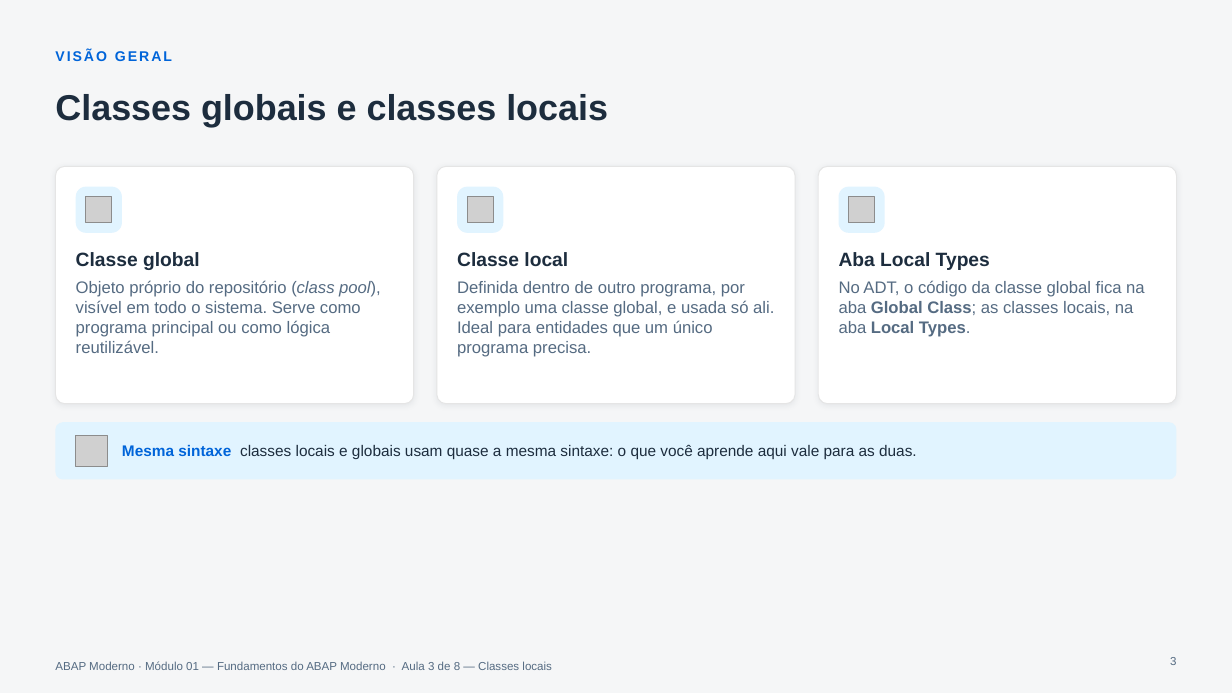
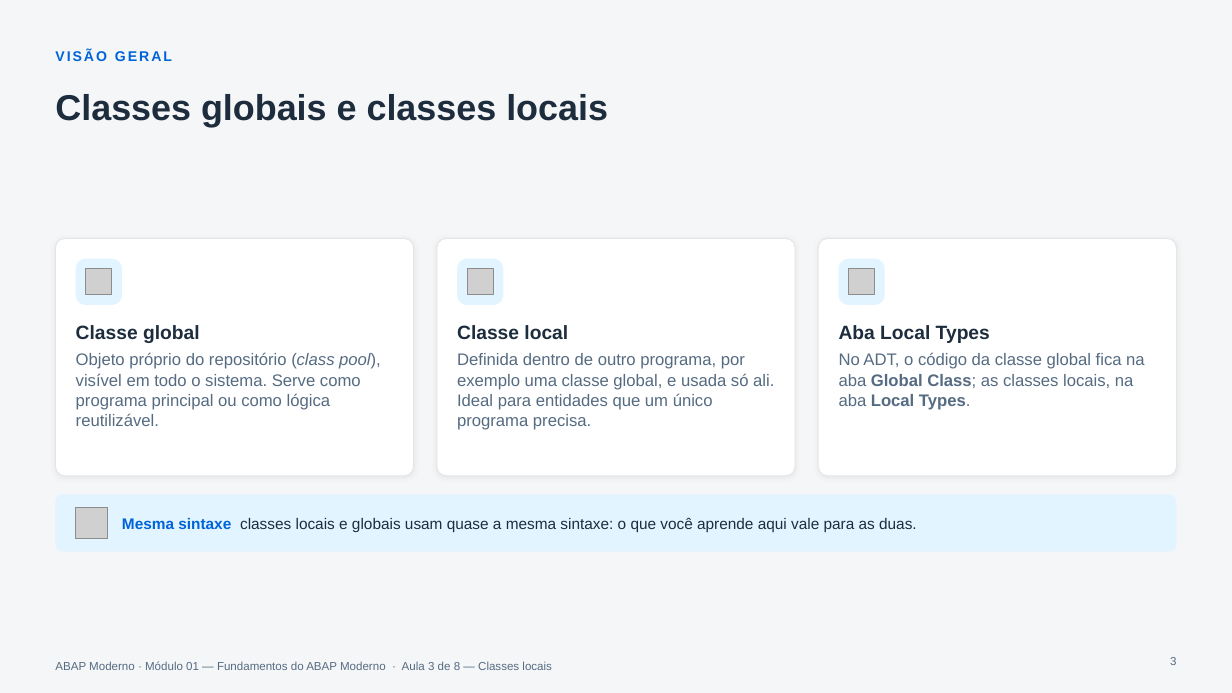
Before and after one commit to AdrianoBispo/estude-sap-abap-moderno, a slide deck: slide 3 of modulo-01/01.03 - Trabalhando com Classes Locais e Orientação a Objetos/01.03_Trabalhando_com_Classes_Locais_OO_no_ABAP.pptx. Drawn at 1232x693 pixels with LibreOffice and Linux fonts; fonts in the diff are those of the drawing; grey boxes stand for pictures. Boxes give left, top, right and bottom in pixels: in the first picture for what was removed or moved away, otherwise in the second. Text is boxed around its words. In the diff, an @@ line names an element or a change of style, - is before the commit and + after.

```diff
--- a/modulo-01/01.03 - Trabalhando com Classes Locais e Orientação a Objetos/01.03_Trabalhando_com_Classes_Locais_OO_no_ABAP.pptx
+++ b/modulo-01/01.03 - Trabalhando com Classes Locais e Orientação a Objetos/01.03_Trabalhando_com_Classes_Locais_OO_no_ABAP.pptx
@@ 7 rounded rectangles, 4 texts, 4 pictures: place and size @@
-7 rounded rectangles, 4 texts, 4 pictures at bbox=[55, 166, 1177, 480]
+7 rounded rectangles, 4 texts, 4 pictures at bbox=[55, 238, 1177, 552]
```
Also in this commit, not shown: 3 other slides changed, 7 other files.
